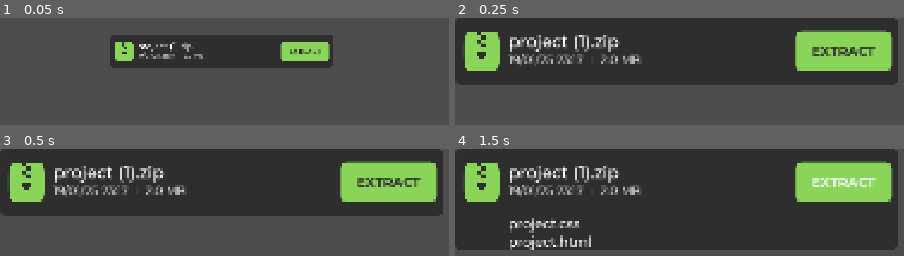
Above: before the commit, frames 1-4 (two rows, left to right).
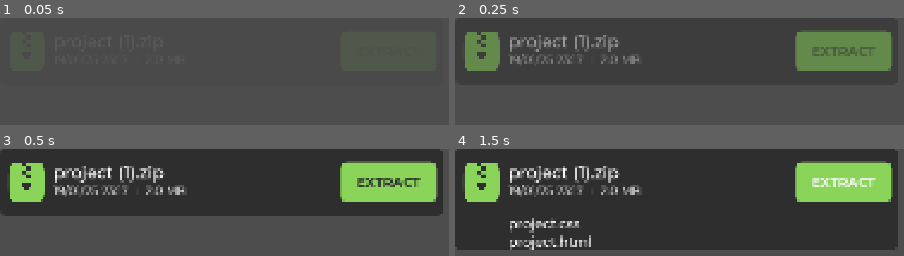
Above: after the commit, the same moments.

Repository: noor-shalaby/xtracta
Game: Godot game, scene res://src/file_button.tscn
The game is run twice, just before and just after one commit, with the same random seed, the same clock (stepped at 60 frames per second) and the same inputs. This scene is started directly instead of the project's main scene.
Inputs (mouse positions are in pixels of both pictures, inside the frame that each line leads up to):
- Up to frame 1 (0.05 s): no input
- Up to frame 2 (0.25 s): no input
- Up to frame 3 (0.5 s): no input
- Up to frame 4 (1.5 s): click (675, 182) at 0.5 s; click "EXTRACT" at 1.25 s

The runs differ from the first frame. In frame 1, 15% of the frame differs, in the area x 24-75%, y 15-47%; in frame 2, 11%; in frame 3, nothing differs; in frame 4, nothing differs.

Commit message:
add a fade_in animation to the file button

Diff:
--- a/src/file_button.gd
+++ b/src/file_button.gd
@@ -29,7 +29,7 @@
 	# Center origin pivot
 	set_deferred("pivot_offset", size / 2)
 
-	pop()
+	fade_in()
 
 
 func reset_tween() -> void:
@@ -198,10 +198,10 @@
 	extract_button.set_deferred("text", "EXTRACTED")
 
 
-func pop(dur: float = 0.1) -> void:
-	scale = Vector2.ZERO
+func fade_in(dur: float = 0.5) -> void:
+	modulate.a = 0.0
 	var _tween: Tween = create_tween()
-	_tween.tween_property(self, "scale", Vector2.ONE, dur)
+	_tween.tween_property(self, "modulate:a", 1.0, dur)
 
 
 func _on_pressed() -> void:
--- a/src/file_button.tscn
+++ b/src/file_button.tscn
@@ -4,7 +4,6 @@
 [ext_resource type="Texture2D" uid="uid://7jliqa5r7ash" path="res://assets/zip-file-svgrepo-com.svg" id="1_ui347"]
 [ext_resource type="FontFile" uid="uid://c42biue181eeu" path="res://assets/Montserrat-Medium.ttf" id="3_tysqo"]
 [ext_resource type="FontFile" uid="uid://ck3o7rpr3plk6" path="res://assets/Montserrat-Bold.ttf" id="4_tysqo"]
-[ext_resource type="Script" uid="uid://dg4ibkdu56w6g" path="res://src/buttona.gd" id="5_w8i6f"]
 
 [sub_resource type="StyleBoxFlat" id="StyleBoxFlat_palxs"]
 content_margin_left = 4.0
@@ -151,7 +150,6 @@
 theme_override_styles/hover = SubResource("StyleBoxFlat_7n78r")
 theme_override_styles/disabled = SubResource("StyleBoxFlat_w8i6f")
 text = "EXTRACT"
-script = ExtResource("5_w8i6f")
 
 [node name="ContentFilesContainer" type="Control" parent="." unique_id=1570226949]
 unique_name_in_owner = true
